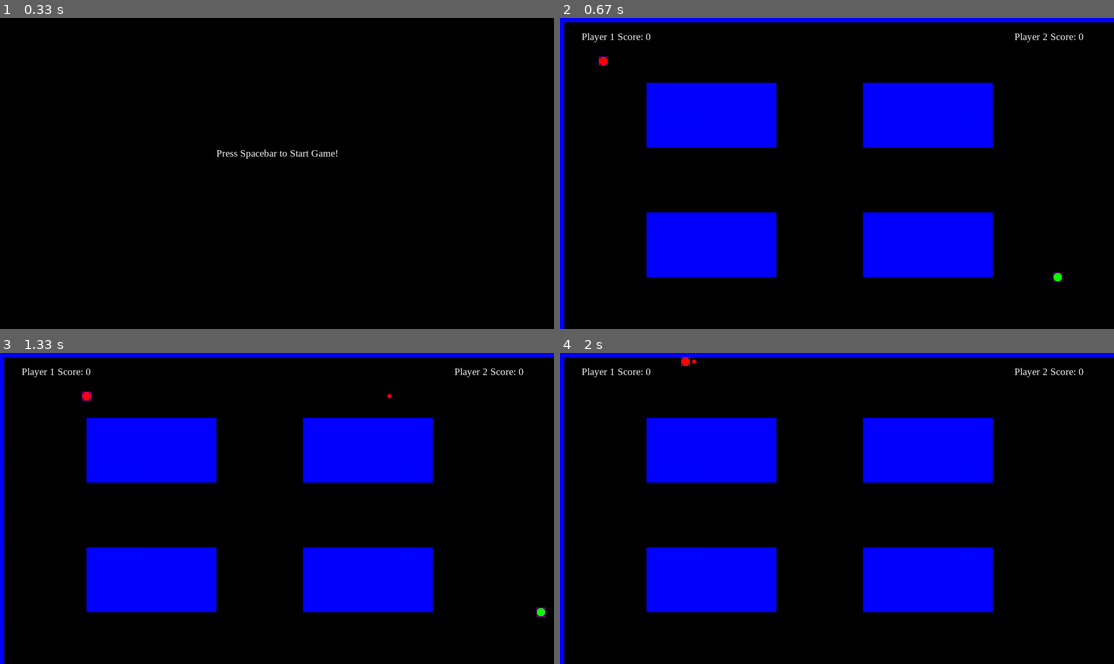
Above: before the commit, frames 1-4 (two rows, left to right).
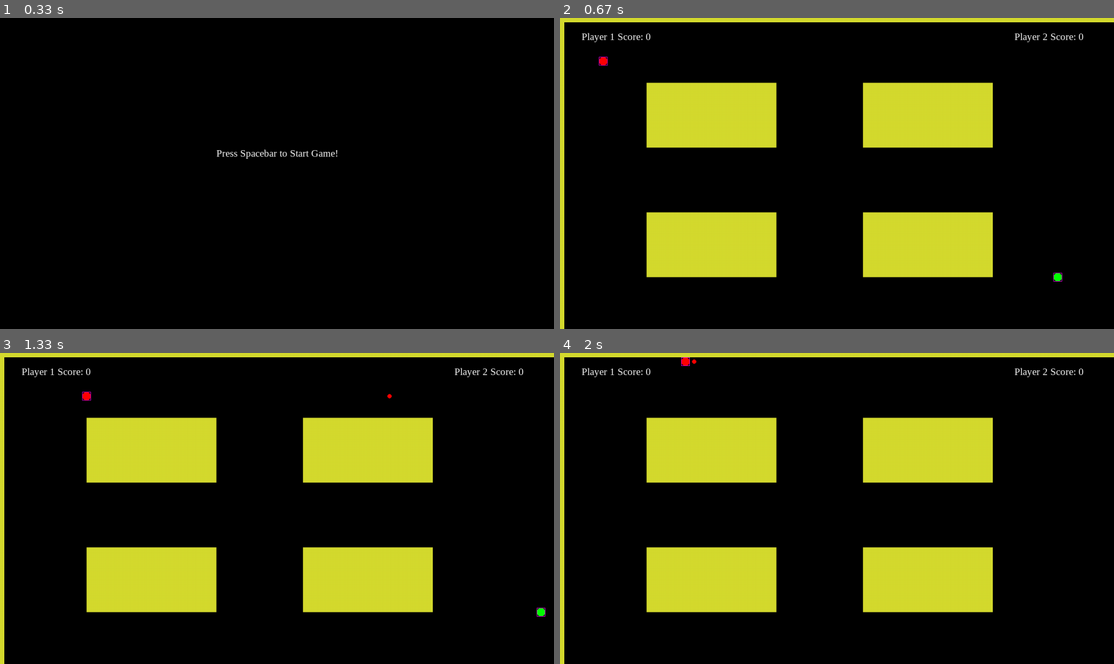
Above: after the commit, the same moments.

Repository: andytgarcia/PygameStartCode
Game: pygame game, started from main.py
The game is run twice, just before and just after one commit, with the same random seed, the same clock (stepped at 60 frames per second) and the same inputs.
Inputs:
- Up to frame 1 (0.33 s): no input
- Up to frame 2 (0.67 s): tap Space at 0.33 s
- Up to frame 3 (1.33 s): tap F at 0.67 s; hold Right from 1 s (still down); hold D from 1 s (still down); tap Space at 1.07 s
- Up to frame 4 (2 s): tap Space at 1.37, 1.57, 1.9 s; release Right at 1.47 s; release D at 1.47 s; hold Up 1.5-1.8 s; hold W 1.5-1.8 s; hold Right from 1.83 s (still down); hold D from 1.83 s (still down); tap F at 1.98 s

Frame 1 is identical in both runs. In frame 2, 22% of the frame differs, in the area x 0-100%, y 0-100%; in frame 3, 22%; in frame 4, 22%.

Commit message:
add to map

Diff:
--- a/main.py
+++ b/main.py
@@ -43,7 +43,7 @@
 def drawMap():
     for currentRect in map:
         #draw a rectangle?
-        pygame.draw.rect(screen,pygame.Color(0,0,255),currentRect)
+        pygame.draw.rect(screen,pygame.Color(randColor[0],randColor[1],randColor[2]),currentRect)
 
 def createMap1():
     #map.append(pygame.Rect(400,200,100,250))
@@ -311,8 +311,10 @@
     if gameState == "start":
         checkStartScreenKeyPresses()
         drawStartScreen()
+        randomizeColors()
     if gameState == "end":
         checkEndScreenKeyPresses()
+        randomizeColors()
         drawEndScreen()
     if gameState == "playing":
         #player input
